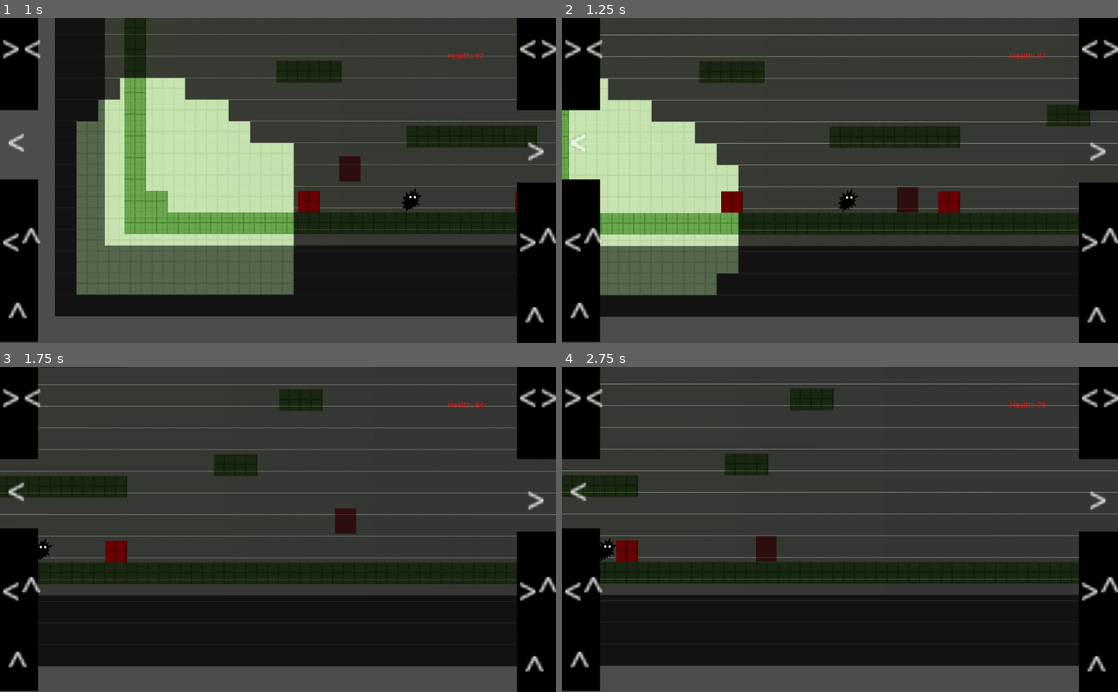
Above: before the commit, frames 1-4 (two rows, left to right).
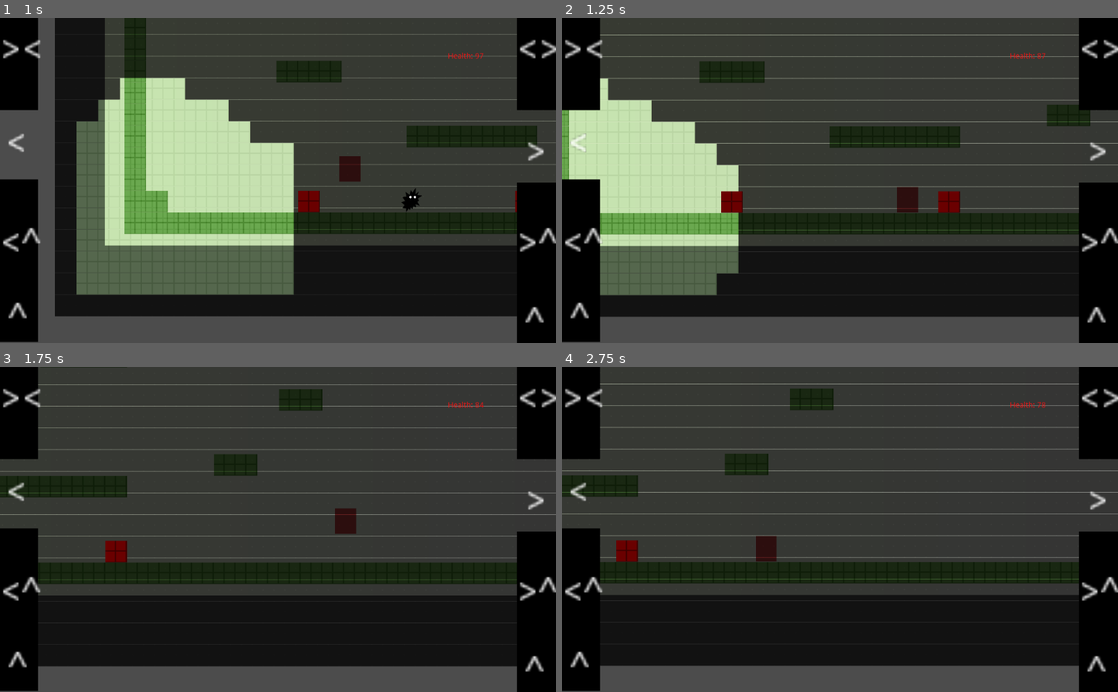
Above: after the commit, the same moments.

Repository: glitchcore/comfort
Game: Godot game, scene res://Scenes/BaseLevel.tscn
The game is run twice, just before and just after one commit, with the same random seed, the same clock (stepped at 60 frames per second) and the same inputs.
Inputs:
- Up to frame 1 (1 s): hold Right (ui_right) from 0.53 s (still down); tap Space (jump) at 0.77 s
- Up to frame 2 (1.25 s): keep holding Right (ui_right)
- Up to frame 3 (1.75 s): keep holding Right (ui_right); tap Space (jump) at 1.52 s
- Up to frame 4 (2.75 s): release Right (ui_right) at 2.03 s; hold Left (ui_left) from 2.03 s (still down)

Frame 1 is identical in both runs. In frame 2, 0.1% of the frame differs, in the area x 49-54%, y 52-60%; in frame 3, less than 0.1%; in frame 4, 0.1%.

Commit message:
add enemy free

Diff:
--- a/Actors/Enemy.gd
+++ b/Actors/Enemy.gd
@@ -23,6 +23,7 @@
 func _on_Area2D_body_entered(body: Node) -> void:
 	if body.name == "Player":
 		player_data.take_damage(DAMAGE_LEVEL)
+		queue_free()
 
 
 func _on_Player_is_comfort(value) -> void:
--- a/Autoload/PlayerData.gd
+++ b/Autoload/PlayerData.gd
@@ -32,7 +32,7 @@
 
 
 func take_damage(impact: int):
-	var damage = HP_MAX * impact / 100
+	var damage = int(HP_MAX * impact / 100)
 	var prev_hp = hp
 	hp -= damage
 	hp = clamp(hp, 0, HP_MAX)
